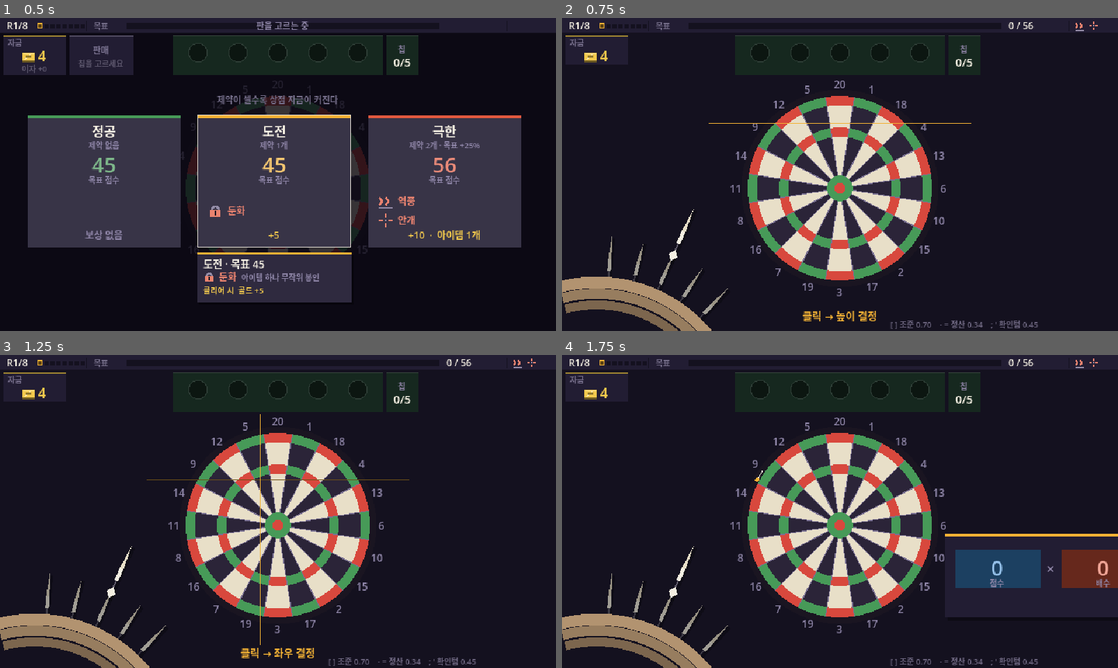
Above: before the commit, frames 1-4 (two rows, left to right).
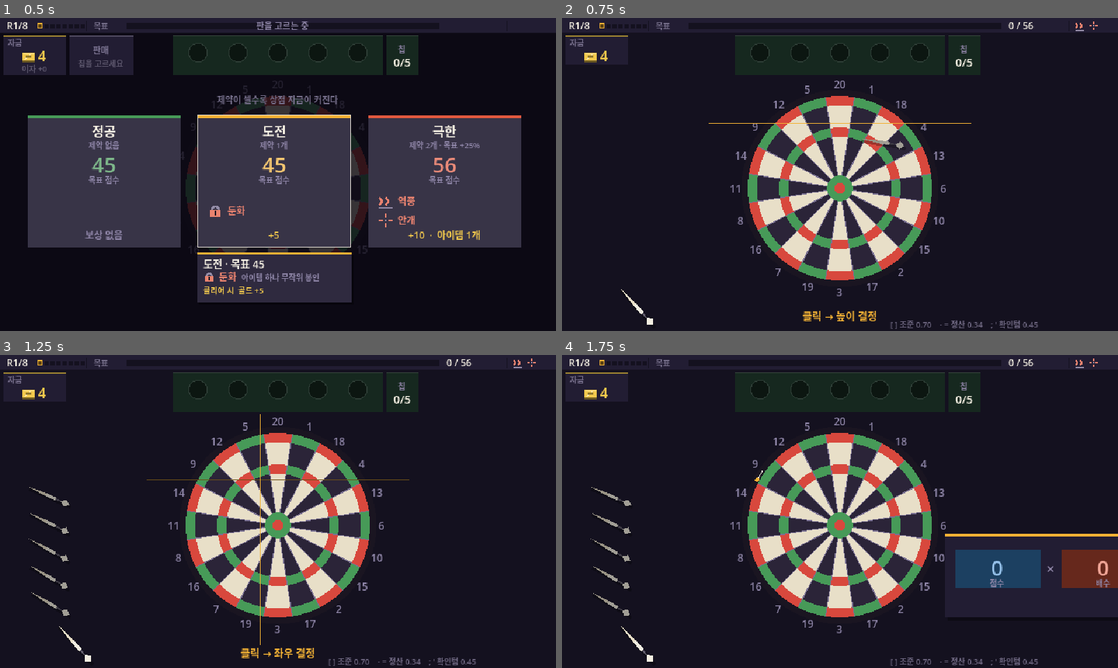
Above: after the commit, the same moments.

Repository: GGbong69/test-03
Game: Godot game, scene res://scenes/main.tscn
Same seed, same stepped clock (60 frames per second), same inputs: the game is played once before the commit and once after it.
Inputs (mouse positions are in pixels of both pictures, inside the frame that each line leads up to):
- Up to frame 1 (0.5 s): no input
- Up to frame 2 (0.75 s): tap Enter at 0.5 s; move the mouse to (962, 158) at 0.52 s; click (962, 158) at 0.67 s
- Up to frame 3 (1.25 s): tap Space at 0.77 s
- Up to frame 4 (1.75 s): move the mouse to (728, 527) at 1.27 s; click (728, 527) at 1.42 s; tap Space at 1.52 s

Frame 1 is identical in both runs. In frame 2, 2.9% of the frame differs, in the area x 0-62%, y 38-100%; in frame 3, 3.1%, in the area x 0-30%, y 42-100%; in frame 4, 3.1%.

Commit message:
손을 버리고 벽에 꽂힌 다트로 — 날아와 꽂히는 연출 추가
손은 접는다. 손바닥·손가락·엄지를 도형으로 아무리 갈라 그려도
어느 각도에서든 살구색 덩어리로 읽혔다. 원시 도형으로 손을 그리는 것이
이 해상도에서 성립하지 않는다는 것을 두 번 시도해서 확인했다.

대신 왼쪽 벽에 다트를 꽂아 둔다. 촉이 왼쪽 위, 꼬리가 오른쪽 아래로
처지는 각이 기본이고 자루마다 sin(i*12.9898)*0.115 만큼 다르게 눕는다.
전부 같은 각이면 찍어낸 것으로 보이고, 크게 다르면 흩어진 것으로 보인다.
기울기는 인덱스로만 정해지므로 프레임 간 안 흔들리고 재입장에도 같다.

뽑히는 방향을 자루 축으로 바꿨다. 옆으로 밀면 뽑는 것으로 안 보인다.

라운드에 들어서면 오른쪽에서 하나씩 날아와 꽂힌다. 들어서자마자 이미
꽂혀 있으면 누가 언제 꽂았는지가 설명되지 않는다. 나는 동안은 진행
방향으로 눕고 꽂히면서 제 기울기로 선다 — 한 자루당 0.26초, 시차 0.085초.

_grip_pose 는 그대로 그리기와 잡기가 같은 함수를 본다. 히트 상자는
뽑히기 전 자리에 고정한다.

C_SKIN · _capsule · _grip_hand 는 소비자가 사라져 지웠다.

검증: 헤드리스 오토플레이 완주 · 꽂힌 상태와 비행 중 프레임 육안 확인.

Co-Authored-By: Claude Opus 5 <noreply@anthropic.com>

Diff:
--- a/scripts/game.gd
+++ b/scripts/game.gd
@@ -252,6 +252,7 @@
 		remaining.pop_back()
 	cur_dart = GameData.DARTS[0]
 	darts_left = remaining.size()
+	grip_t = 0.0
 	sealed = randi() % owned.size() if has_mod("dull") and not owned.is_empty() else -1
 	round_miss = false
 	total = 0
@@ -860,7 +861,10 @@
 		sell_t += d
 		if not _can_sell() or sell_sel >= owned.size():
 			sell_sel = -1
-	# 쥔 손 — 커서가 올라간 다트만 뽑힌다.
+	if _is_play():
+		grip_t += d
+
+	# 벽에 꽂힌 다트 — 커서가 올라간 자루만 뽑혀 나온다.
 	# 히트는 뽑히기 전 자리(_grip_pose 의 hit)로 하므로 표적이 안 도망간다.
 	if grip_hov.size() != remaining.size():
 		grip_hov.resize(remaining.size())
@@ -1308,29 +1312,32 @@
 	return Rect2(Vector2(32.0 + i * 196.0, 112.0), Vector2(176.0, 152.0))
 
 
-# 부채에서 i 번 다트가 어디에 어떻게 놓이는가.
+# 자루마다 살짝 다른 기울기. 인덱스로만 정해지므로 프레임 간 안 흔들리고
+# 리롤·재입장에도 같은 배치가 나온다.
+func _grip_tilt(i: int) -> float:
+	return GRIP.tilt + sin(float(i) * 12.9898) * GRIP.jit
+
+
+# i 번 다트가 벽 어디에 어떤 각으로 꽂혀 있는가.
 # 그리기와 잡기가 같은 함수를 본다 — 갈라지면 보이는 곳과 눌리는 곳이 어긋난다.
 func _grip_pose(i: int) -> Dictionary:
 	var n: int = maxi(remaining.size(), 1)
-	var st: float = minf(GRIP.step, GRIP.span / float(maxi(n - 1, 1)))
-	var th: float = GRIP.mid + (float(i) - float(n - 1) * 0.5) * st
-	var u := Vector2(sin(th), -cos(th))
-	var base: Vector2 = Vector2(GRIP.px, GRIP.py) + u * GRIP.arc
+	var base := Vector2(GRIP.x,
+			GRIP.cy - float(n - 1) * GRIP.dy * 0.5 + float(i) * GRIP.dy)
+	var rot: float = _grip_tilt(i)
+	# 뽑히는 방향은 자루 축을 따라 꼬리 쪽이다. 옆으로 밀면 뽑는 것으로 안 보인다.
+	var axis := Vector2(6.0, -10.0).normalized().rotated(rot)
 	var lf: float = GRIP.lift * (grip_hov[i] if i < grip_hov.size() else 0.0)
 	return {
-		"c": base + u * lf,
-		"rot": th - GRIP.ang,
-		"th": th,
+		"c": base - axis * lf,
+		"rot": rot,
 		# 히트 상자는 뽑히기 전 자리에 고정한다. 그리는 자리를 따라가면
-		# 커서를 올린 순간 표적이 도망가 다시 잡아야 한다 —
-		# 칩 랙에서 이미 한 번 밟은 함정이라 여기서는 처음부터 갈라 둔다.
+		# 커서를 올린 순간 표적이 도망가 다시 잡아야 한다.
 		"hit": Rect2(base - Vector2(GRIP.hit, GRIP.hit),
 				Vector2(GRIP.hit * 2.0, GRIP.hit * 2.0)),
 	}
 
 
-# 소비자 다섯(그리기 · _click · _tip_hit · _tip_build · _auto_step)이 전부
-# 이 한 줄을 통해 새 자세를 따라온다. 다섯 곳을 개별로 고치지 않는다.
 func _mag_rect(i: int) -> Rect2:
 	return _grip_pose(i).hit
 
@@ -1493,44 +1500,39 @@
 	if state == S.CLEAR or state == S.SHOP or state == S.STAGE or state == S.OVER:
 		return
 	var n := remaining.size()
-	var p := Vector2(GRIP.px, GRIP.py)
 	var picking := state == S.PICK
 
-	# 손등 — 부채 뒤에 깔린다. 화면 밖으로 잘려 손목이 안 보인다.
-	draw_circle(p + Vector2(0.0, 6.0), GRIP.arc * 0.46, C_SKIN.darkened(0.42))
-
-	# 다트. 커서가 올라간 것을 맨 나중에 그려 위로 올린다.
 	var hov := -1
 	for i in n:
 		if i < grip_hov.size() and grip_hov[i] > 0.5:
 			hov = i
+
 	for i in n:
-		if i == hov:
-			continue
-		var ps := _grip_pose(i)
-		_icon_dart(ps.c, GRIP.dl, remaining[i].id, 0.0 if picking else 0.34, ps.rot, 1.0)
+		if i != hov:
+			_grip_one(i, picking)
 	if hov >= 0:
-		var ph := _grip_pose(hov)
-		_icon_dart(ph.c, GRIP.dl + 1.0, remaining[hov].id, 0.0, ph.rot, 1.0)
-
-	# 손가락 — 부채 중심을 도는 띠 셋이 다트 위를 가로지른다.
-	# 손 전체를 도형으로 그리면 못 그린 손이 되고, 손가락만 그리면 쥔 것이 읽힌다.
-	if n > 0:
-		var st: float = minf(GRIP.step, GRIP.span / float(maxi(n - 1, 1)))
-		var half: float = float(n - 1) * 0.5 * st + 0.34
-		for k in 3:
-			# 자루 끝을 쥔다. arc-dl 이 다트 꼬리이므로 그 언저리에 첫 띠를 두고
-			# 나머지는 손 안쪽으로 내린다. 위로 올리면 다트를 덮어 버린다.
-			var rr: float = GRIP.arc - GRIP.dl + 6.0 - float(k) * 13.0
-			draw_arc(p, rr, GRIP.mid - half - PI * 0.5, GRIP.mid + half - PI * 0.5,
-					22, C_SKIN.darkened(0.08 + float(k) * 0.14), 13.0 - float(k) * 1.4)
-
-	# 지금 던지는 다트는 손에서 빠져나와 부채 앞에 따로 선다.
-	# 글자로 "▶ 표준" 이라 적던 자리를 물건 자체로 바꾼다.
+		_grip_one(hov, picking)
+
+	# 지금 던지는 자루는 벽에서 뽑혀 나와 아래에 따로 선다.
+	# "▶ 표준" 이라 적던 자리를 물건 자체로 바꾼 것이다.
 	if not picking and not cur_dart.is_empty():
-		var u := Vector2(sin(GRIP.mid), -cos(GRIP.mid))
-		_icon_dart(p + u * (GRIP.arc + 52.0), GRIP.dl + 3.0,
-				String(cur_dart.id), 0.0, GRIP.mid - GRIP.ang, 1.0)
+		_icon_dart(Vector2(GRIP.x + 30.0, 332.0), GRIP.dl + 3.0,
+				String(cur_dart.id), 0.0, GRIP.tilt + 0.42, 1.0)
+
+
+# 라운드에 들어서면 오른쪽에서 날아와 하나씩 꽂힌다.
+# 들어서자마자 이미 꽂혀 있으면 누가 언제 꽂았는지가 설명되지 않는다.
+func _grip_one(i: int, picking: bool) -> void:
+	var ps := _grip_pose(i)
+	var t: float = clampf((grip_t - float(i) * GRIP.gap) / GRIP.fly, 0.0, 1.0)
+	if t <= 0.0:
+		return
+	var e: float = 1.0 - pow(1.0 - t, 3.0)
+	var from: Vector2 = ps.c + Vector2(760.0, -46.0)
+	# 나는 동안은 진행 방향으로 눕고, 꽂히면서 제 기울기로 선다.
+	var rr: float = lerpf(GRIP.tilt - 0.62, ps.rot, e)
+	_icon_dart(from.lerp(ps.c, e), GRIP.dl, remaining[i].id,
+			0.0 if picking else 0.34, rr, 1.0)
 
 
 func _draw_darts() -> void:
@@ -1706,28 +1708,31 @@
 ]
 const CHIP_SPOTS := [3, 6, 8]
 const C_FELT := Color("16281f")
-const C_SKIN := Color("c2a07a")
 
 # 쥔 손 — 남은 다트를 부채로 쥐고 있다.
 #  실제 다트 선수는 남은 다트를 반대쪽 손에 쥔다. 그걸 그대로 둔다.
 #  남은 개수를 숫자나 슬롯이 아니라 손의 무게가 말한다.
 #  중심이 화면 아래 밖이라 부채가 화면 하단에서 올라오는 것으로 읽힌다.
 const GRIP := {
-	# 중심을 화면 한참 아래로 내리고 반지름을 키우면 부채가 얕게 누워
-	# 하단을 가로지른다. 손은 화면 밖에 있고 다트만 올라온 것으로 읽힌다.
-	"px": 40.0, "py": 470.0,   # 부채 중심 (화면 밖)
-	"arc": 190.0,               # 중심에서 다트 중심까지
-	"mid": 0.42,               # 부채가 향하는 각 (위에서 오른쪽으로, 라디안)
-	"span": 0.90,              # 최대 벌림 — 몇 자루든 이보다 안 벌어진다.
-							   # 넓으면 끝 다트가 화면 아래로 눕는다.
-	"step": 0.17,              # 다트 사이 최대 각
-	"dl": 30.0,                # 다트 반길이
-	"lift": 14.0,               # 커서를 올린 다트가 뽑혀 나오는 거리
-	"hit": 20.0,               # 잡기 반경
-	"ang": 0.5404,             # _icon_dart 가 이미 기울어 있는 각 = atan2(6, 10)
+	# 왼쪽 벽에 꽂아 둔 다트. 손을 그리지 않는다 — 도형으로 그린 손은
+	# 어느 각도로 그려도 색 덩어리로 읽혔다.
+	"x": 56.0,           # 꽂힌 다트의 중심 x
+	"cy": 224.0,         # 세로 가운데 — 자루 수와 무관하게 여기 모인다
+	"dy": 31.0,          # 자루 사이 간격
+	"dl": 26.0,          # 다트 반길이
+	"tilt": -1.69,       # 벽에 꽂힌 기본 각. 촉이 왼쪽 위, 꼬리가 오른쪽 아래로 처진다
+	"jit": 0.115,        # 자루마다 살짝 다른 기울기 — 사람이 꽂은 것으로 읽힌다
+	"lift": 11.0,        # 커서를 올린 자루가 뽑혀 나오는 거리
+	"hit": 18.0,         # 잡기 반경
+	"fly": 0.26,         # 한 자루가 날아와 꽂히기까지
+	"gap": 0.085,        # 자루 사이 시차
+	"ang": 0.5404,       # _icon_dart 가 이미 기울어 있는 각 = atan2(6, 10)
 }
 
+
+
 var grip_hov := []              # 다트별 뽑힘 정도 0~1
+var grip_t := 0.0               # 라운드 시작 후 경과 — 날아와 꽂히는 연출용
 
 var slot_hot := []              # 발동 후 이름을 띄우는 잔여 시간
 
